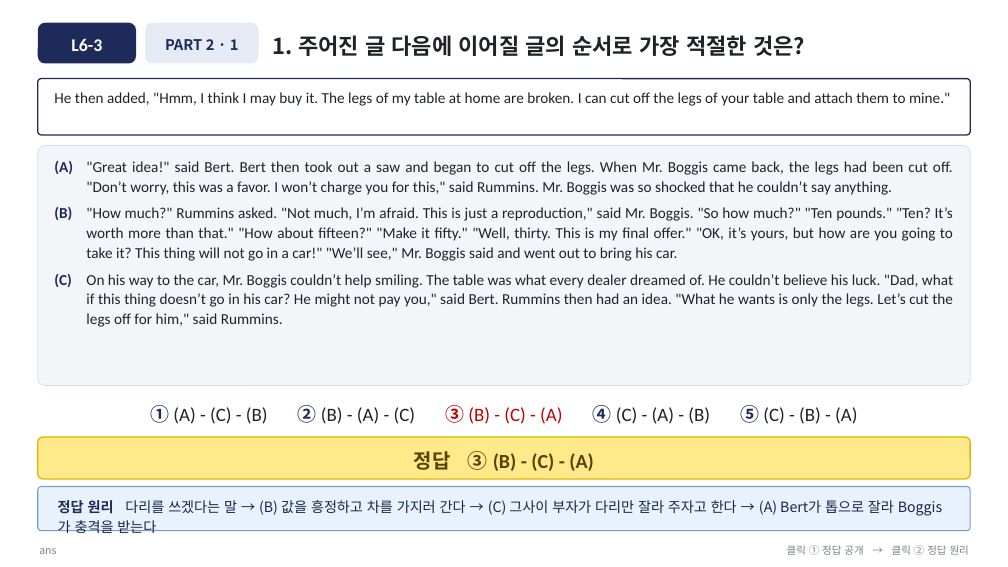
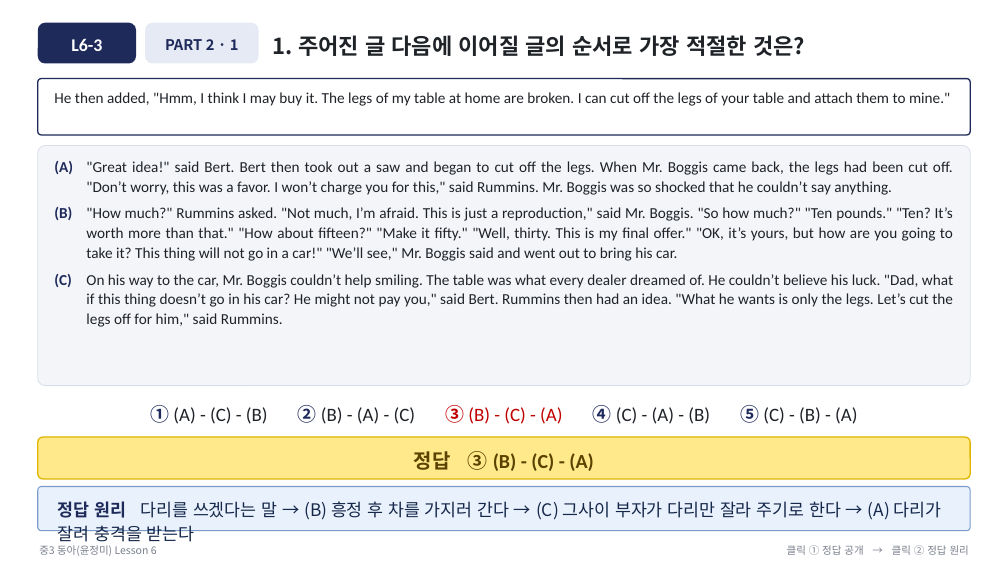
Before and after one commit to dtpman/dtpman, a slide deck: slide 32 of output/중3동아윤_5-8과/내신워크북/Lesson6/중3 동아(윤정미) Lesson6 L6-1~3 문제풀이 클릭형 (2026-10-02).pptx. Drawn at 1008x567 pixels with LibreOffice and Linux fonts; fonts in the diff are those of the drawing. Boxes give left, top, right and bottom in pixels: in the first picture for what was removed or moved away, otherwise in the second. Text is boxed around its words. In the diff, an @@ line names an element or a change of style, - is before the commit and + after.

```diff
--- a/output/중3동아윤_5-8과/내신워크북/Lesson6/중3 동아(윤정미) Lesson6 L6-1~3 문제풀이 클릭형 (2026-10-02).pptx
+++ b/output/중3동아윤_5-8과/내신워크북/Lesson6/중3 동아(윤정미) Lesson6 L6-1~3 문제풀이 클릭형 (2026-10-02).pptx
@@ text in rounded rectangle at (58,501,942,546): text changed; size 13.5 to 16.5 pt @@
-정답 원리 다리를 쓰겠다는 말 → (B) 값을 흥정하고 차를 가지러 간다 → (C) 그사이 부자가 다리만 잘라 주자고 한다 → (A) Bert가 톱으로 잘라 Boggis가 충격을 받는다
+정답 원리 다리를 쓰겠다는 말 → (B) 흥정 후 차를 가지러 간다 → (C) 그사이 부자가 다리만 잘라 주기로 한다 → (A) 다리가 잘려 충격을 받는다
@@ text at (39,545,157,556): text changed @@
-ans
+중3 동아(윤정미) Lesson 6
```
Also in this commit, not shown: 36 other slides changed.
